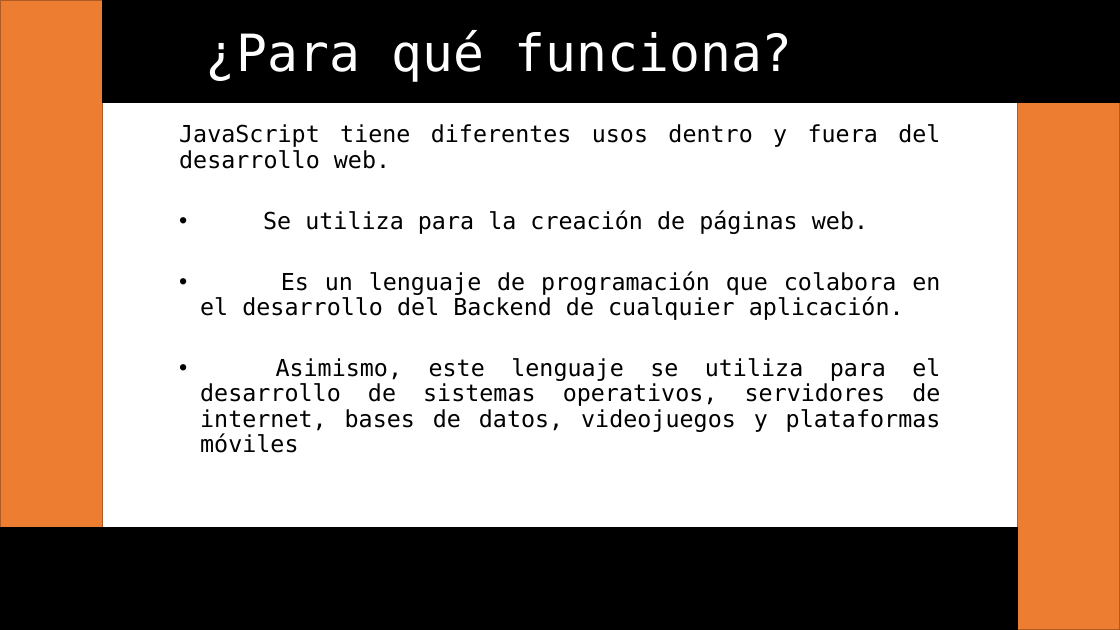
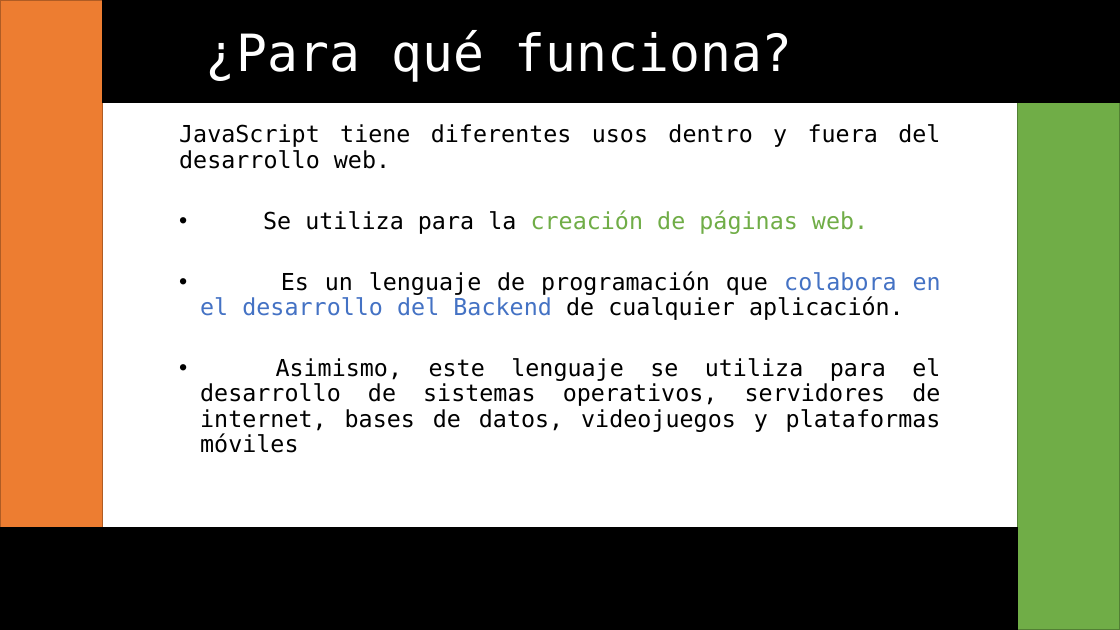
Before and after one commit to rSunset/Project-187949, a slide deck: slide 3 of Otros/JavaScript.pptx. Drawn at 1120x630 pixels with LibreOffice and Linux fonts; fonts in the diff are those of the drawing. Boxes give left, top, right and bottom in pixels: in the first picture for what was removed or moved away, otherwise in the second. Text is boxed around its words. In the diff, an @@ line names an element or a change of style, - is before the commit and + after.

```diff
--- a/Otros/JavaScript.pptx
+++ b/Otros/JavaScript.pptx
@@ rectangle at (x1=1017, y1=103, x2=1120, y2=630): fill #ED7D31 to #70AD47; outline #AF5C24 1 pt to #538035 1 pt @@
@@ text at (x1=200, y1=210, x2=941, y2=320): text colour #000000 to #70AD47 in "creación de páginas web."; text colour #000000 to #4472C4 in "colabora en el desarrollo del Backend" @@
```
Also in this commit, not shown: 2 other slides changed, 2 slides added, 1 slide removed.
